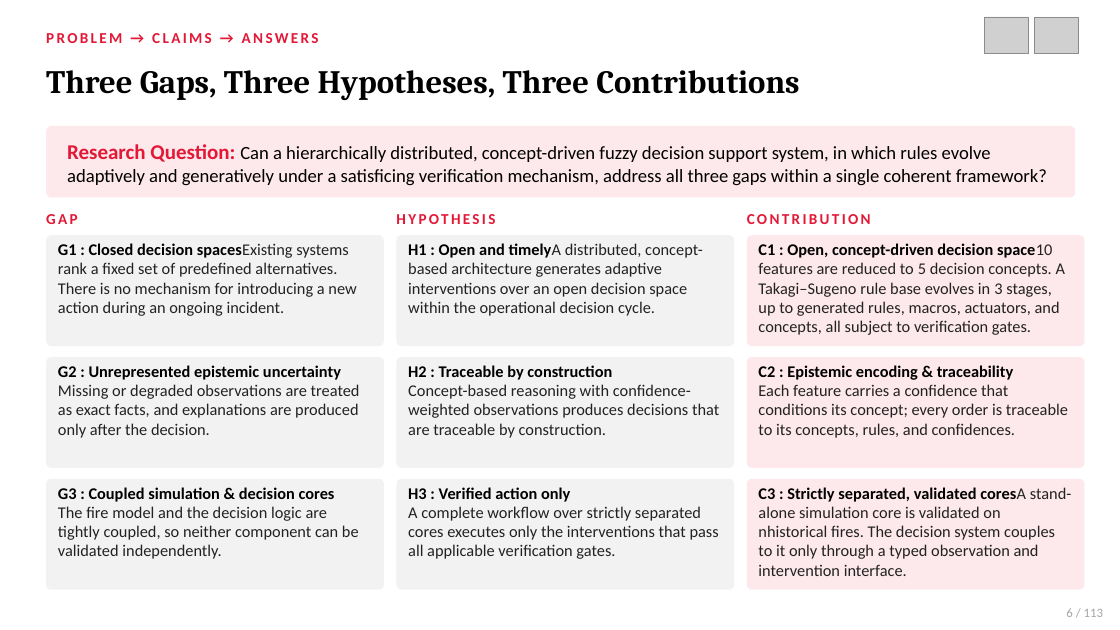
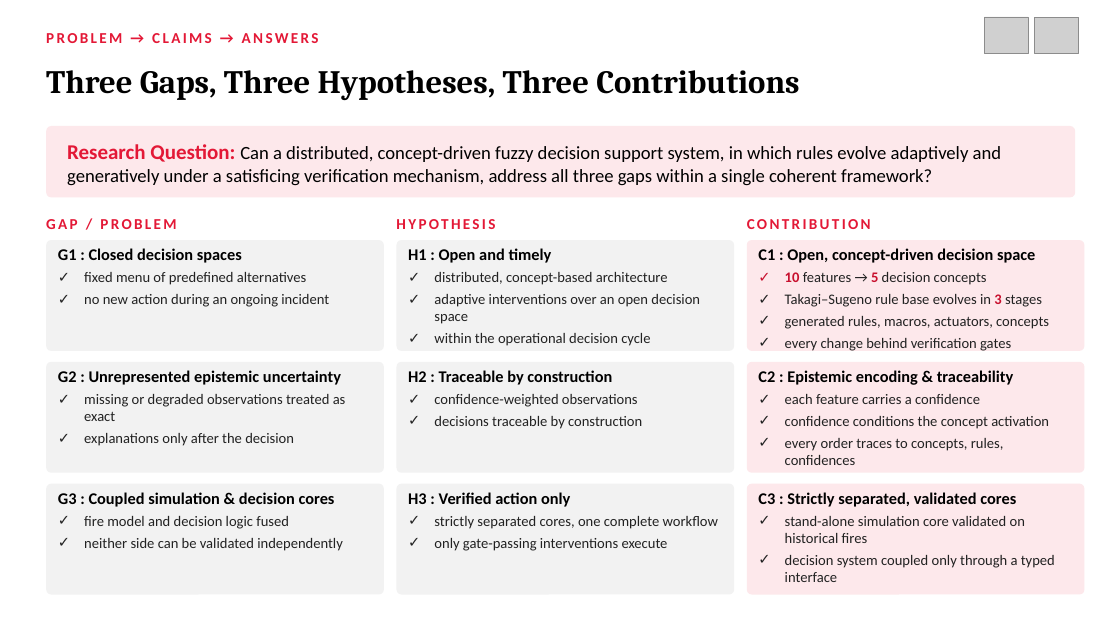
Before and after one commit to northwind13/Enhanced_DSS, a slide deck: slide 10 of 01_Thesis/DisasterAware_Presentation.pptx (slide 6 before the commit). Drawn at 1120x630 pixels with LibreOffice and Linux fonts; fonts in the diff are those of the drawing; grey boxes stand for pictures. Boxes give left, top, right and bottom in pixels: in the first picture for what was removed or moved away, otherwise in the second. Text is boxed around its words. In the diff, an @@ line names an element or a change of style, - is before the commit and + after.

```diff
--- a/01_Thesis/DisasterAware_Presentation.pptx
+++ b/01_Thesis/DisasterAware_Presentation.pptx
@@ text at <box>67,144,1001,186</box>: text changed @@
-Research Question: Can a hierarchically distributed, concept-driven fuzzy decision support system, in which rules evolve adaptively and generatively under a satisficing verification mechanism, address all three gaps within a single coherent framework?
+Research Question: Can a distributed, concept-driven fuzzy decision support system, in which rules evolve adaptively and generatively under a satisficing verification mechanism, address all three gaps within a single coherent framework?
@@ text at <box>46,219,176,229</box>: text changed @@
-GAP
+GAP / PROBLEM
@@ text at <box>58,248,329,307</box>: text changed; size 14 to 12.5 pt @@
-G1 : Closed decision spacesExisting systems rank a fixed set of predefined alternatives. There is no mechanism for introducing a new action during an ongoing incident.
+G1 : Closed decision spaces
+✓ fixed menu of predefined alternatives
+✓ no new action during an ongoing incident
@@ text at <box>408,248,700,346</box>: text changed; size 14 to 12.5 pt @@
-H1 : Open and timelyA distributed, concept-based architecture generates adaptive interventions over an open decision space within the operational decision cycle.
+H1 : Open and timely
+✓ distributed, concept-based architecture
+✓ adaptive interventions over an open decision space
+✓ within the operational decision cycle
@@ text at <box>758,248,1049,351</box>: text changed; size 14 to 12.5 pt @@
-C1 : Open, concept-driven decision space10 features are reduced to 5 decision concepts. A Takagi–Sugeno rule base evolves in 3 stages, up to generated rules, macros, actuators, and concepts, all subject to verification gates.
+C1 : Open, concept-driven decision space
+✓ 10 features → 5 decision concepts
+✓ Takagi–Sugeno rule base evolves in 3 stages
+✓ generated rules, macros, actuators, concepts
+✓ every change behind verification gates
@@ text at <box>84,394,346,446</box>: text changed; size 14 to 12.5 pt @@
-Missing or degraded observations are treated as exact facts, and explanations are produced only after the decision.
+✓ missing or degraded observations treated as exact
+✓ explanations only after the decision
@@ text at <box>434,394,642,429</box>: text changed; size 14 to 12.5 pt @@
-Concept-based reasoning with confidence-weighted observations produces decisions that are traceable by construction.
+✓ confidence-weighted observations
+✓ decisions traceable by construction
@@ text at <box>785,394,1049,465</box>: text changed; size 14 to 12.5 pt @@
-Each feature carries a confidence that conditions its concept; every order is traceable to its concepts, rules, and confidences.
+✓ each feature carries a confidence
+✓ confidence conditions the concept activation
+✓ every order traces to concepts, rules, confidences
@@ 9 rounded rectangles, 2 texts: place and size @@
-9 rounded rectangles, 2 texts at <box>46,214,1085,590</box>
+9 rounded rectangles, 2 texts at <box>46,219,1085,595</box>
@@ text at <box>758,492,1055,582</box>: text changed; size 14 to 12.5 pt @@
-C3 : Strictly separated, validated coresA stand-alone simulation core is validated on nhistorical fires. The decision system couples to it only through a typed observation and intervention interface.
+C3 : Strictly separated, validated cores
+✓ stand-alone simulation core validated on historical fires
+✓ decision system coupled only through a typed interface
@@ text at <box>84,516,343,551</box>: text changed; size 14 to 12.5 pt @@
-The fire model and the decision logic are tightly coupled, so neither component can be validated independently.
+✓ fire model and decision logic fused
+✓ neither side can be validated independently
@@ text at <box>434,516,718,551</box>: text changed; size 14 to 12.5 pt @@
-A complete workflow over strictly separated cores executes only the interventions that pass all applicable verification gates.
+✓ strictly separated cores, one complete workflow
+✓ only gate-passing interventions execute
@@ text removed at <box>1066,608,1104,617</box> @@
-6 / 113
```
Also in this commit, not shown: 67 other slides changed, 20 slides added, 44 slides removed, 15 other files.
